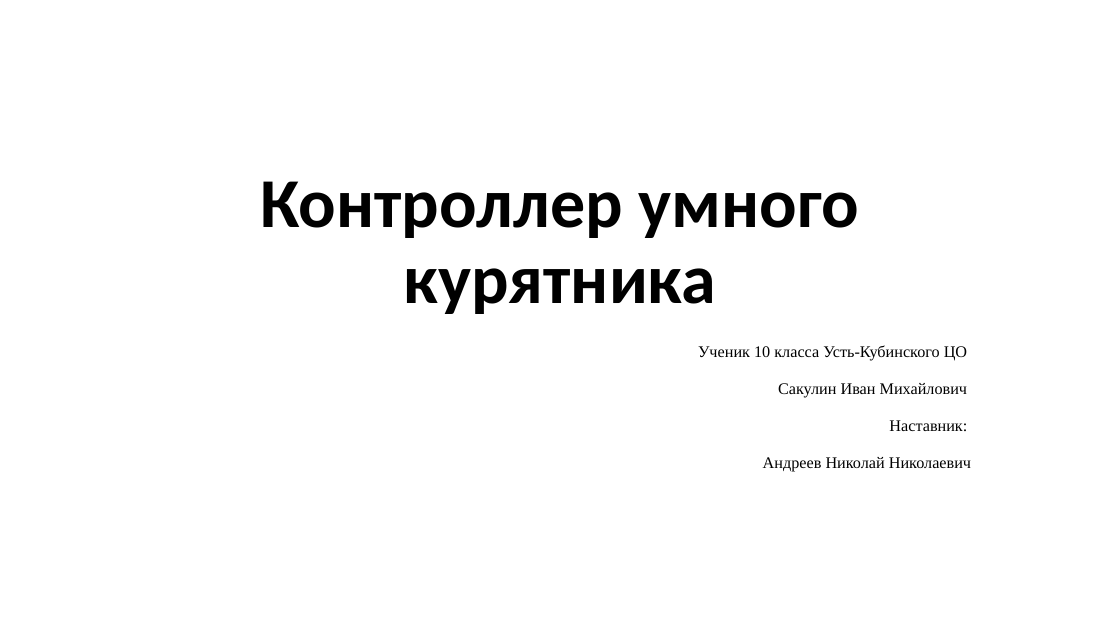
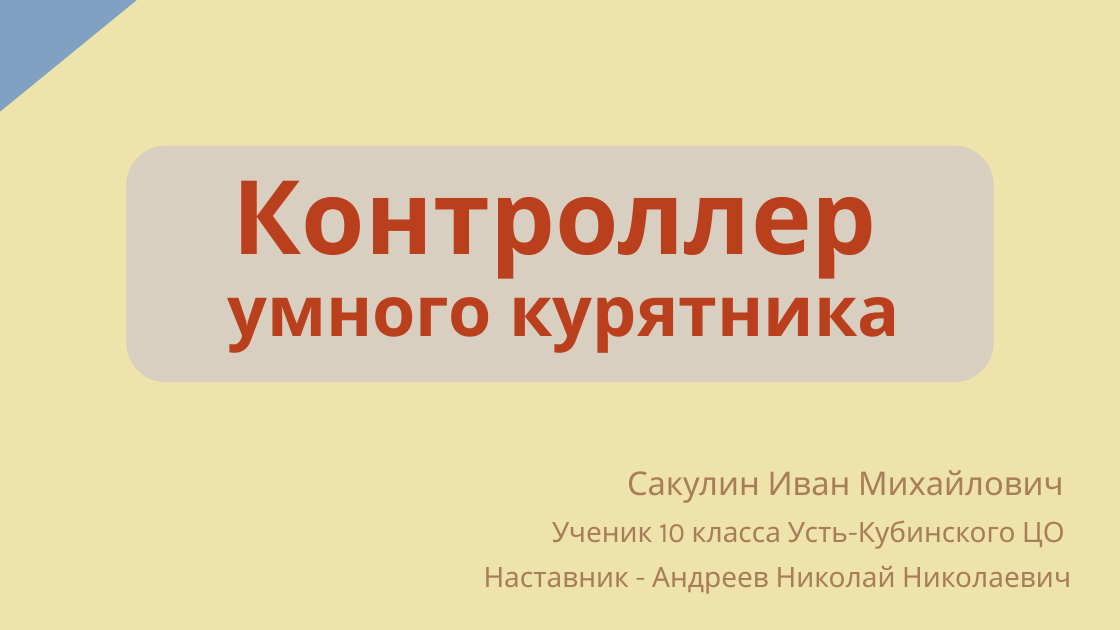
Before and after one commit to OneTwoZzzPlus/chicken, a slide deck: slide 1 of SChickenPresent-SakulinIM.pptx. Drawn at 1120x630 pixels with LibreOffice and Linux fonts; fonts in the diff are those of the drawing. Boxes give left, top, right and bottom in pixels: in the first picture for what was removed or moved away, otherwise in the second. Text is boxed around its words. In the diff, an @@ line names an element or a change of style, - is before the commit and + after.

```diff
--- a/SChickenPresent-SakulinIM.pptx
+++ b/SChickenPresent-SakulinIM.pptx
@@ background #FFFFFF to #EEE3AB @@
@@ right triangle added at (x1=0, y1=0, x2=137, y2=112), fill #80A1C1 @@
@@ title "Контроллер умного курятника" moved from (x1=260, y1=181, x2=859, y2=314) to (x1=227, y1=180, x2=900, y2=353) @@
@@ title "Контроллер умного курятника" at (x1=227, y1=180, x2=900, y2=353): size 60 to 88 pt in "Контроллер"; font Calibri to Karla, text colour #000000 to #BA3F1D @@
@@ rounded rectangle added at (x1=126, y1=145, x2=994, y2=382), fill #D9CFC1 @@
@@ subtitle "Сакулин Иван Михайлович" moved from (x1=698, y1=345, x2=971, y2=472) to (x1=484, y1=470, x2=1071, y2=594) @@
@@ subtitle at (x1=627, y1=470, x2=1064, y2=503): paragraph added @@
+Сакулин Иван Михайлович
@@ subtitle at (x1=552, y1=521, x2=1065, y2=549): size 13.9 to 24 pt, font Times New Roman to Karla, text colour #000000 to #A77E58 in "Ученик 10 класса Усть-Кубинского ЦО"; line spacing 1.3 to 1 @@
@@ subtitle at (x1=484, y1=566, x2=1071, y2=594): text changed; size 13.9 to 24 pt; font Times New Roman to Karla; text colour #000000 to #A77E58 @@
-Сакулин Иван Михайлович
-Наставник:
-Андреев Николай Николаевич
+Наставник - Андреев Николай Николаевич
```
Also in this commit, not shown: 1 slide added, 2 other files.
